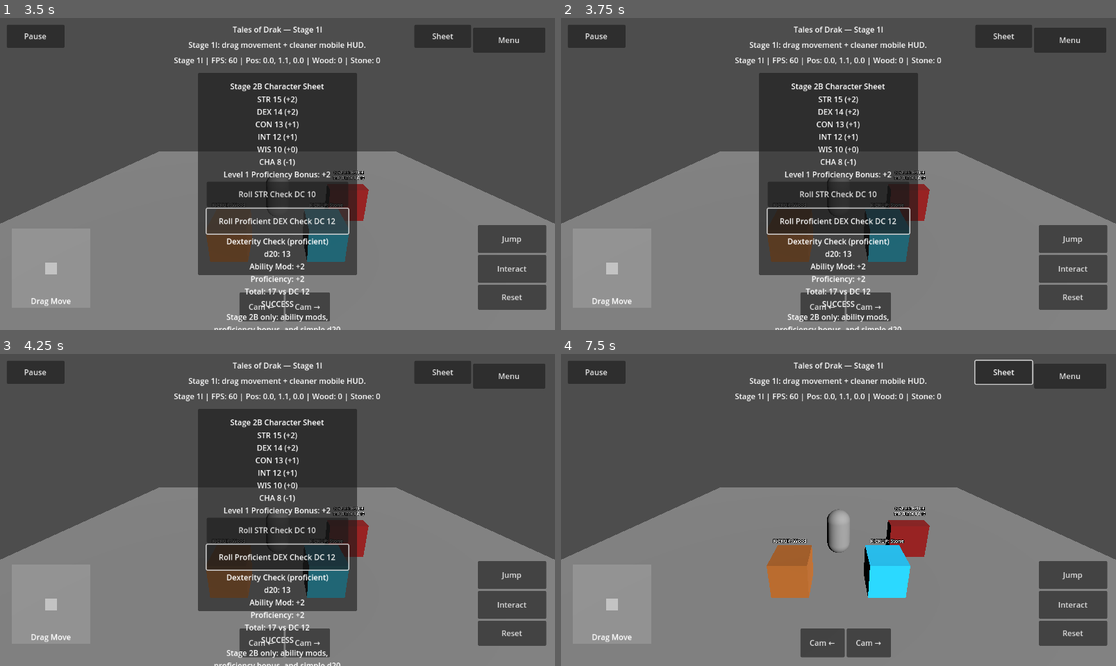
Above: before the commit, frames 1-4 (two rows, left to right).
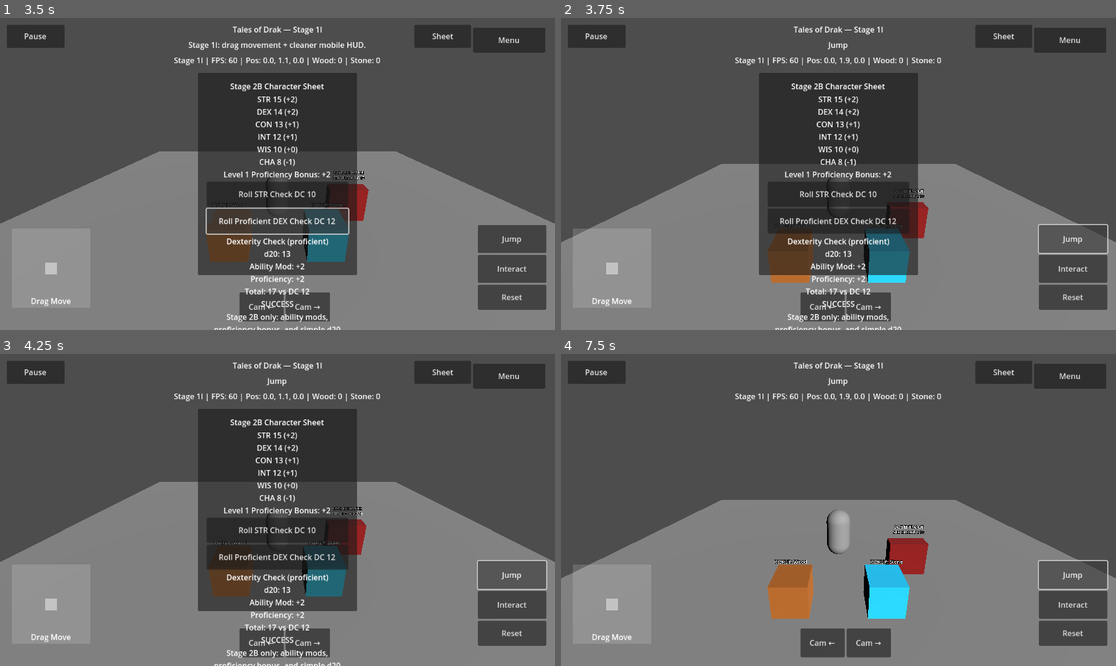
Above: after the commit, the same moments.

Repository: tristanvickery20/Tales-of-Drak-2.0
Game: Godot game, scene res://scenes/main_menu/main_menu.tscn
The game is run twice, just before and just after one commit, with the same random seed, the same clock (stepped at 60 frames per second) and the same inputs.
Inputs:
- Up to frame 1 (3.5 s): click "Start Game" at 0.5 s; click "Sheet" at 1.25 s; click "Roll STR Check DC 10" at 2 s; click "Roll Proficient DEX Check DC …" at 2.75 s
- Up to frame 2 (3.75 s): click "Jump" at 3.5 s
- Up to frame 3 (4.25 s): no input
- Up to frame 4 (7.5 s): click "Interact" at 4.25 s; click "Cam ←" at 5 s; click "Cam →" at 5.75 s; click "Sheet" at 6.5 s; click "Jump" at 7.25 s

Frame 1 is identical in both runs. In frame 2, 6.0% of the frame differs, in the area x 0-100%, y 7-85%; in frame 3, 1.8%; in frame 4, 9.0%, in the area x 0-100%, y 1-85%.

Commit message:
Fix sheet overlay touch blocking mobile buttons

Diff:
--- a/drak/ui/drak_character_sheet_overlay.gd
+++ b/drak/ui/drak_character_sheet_overlay.gd
@@ -27,6 +27,7 @@
 	_root = Control.new()
 	_root.name = "DrakCharacterSheetOverlayRoot"
 	_root.set_anchors_preset(Control.PRESET_FULL_RECT)
+	_root.mouse_filter = Control.MOUSE_FILTER_IGNORE
 	add_child(_root)
 
 	_sheet_button = Button.new()
@@ -38,6 +39,7 @@
 	_sheet_button.offset_top = 14.0
 	_sheet_button.offset_right = -174.0
 	_sheet_button.offset_bottom = 62.0
+	_sheet_button.mouse_filter = Control.MOUSE_FILTER_STOP
 	_sheet_button.pressed.connect(_toggle_sheet)
 	_root.add_child(_sheet_button)
 
@@ -49,6 +51,7 @@
 	_sheet_panel.offset_right = 165.0
 	_sheet_panel.offset_bottom = 210.0
 	_sheet_panel.visible = false
+	_sheet_panel.mouse_filter = Control.MOUSE_FILTER_STOP
 	_root.add_child(_sheet_panel)
 
 	var box := VBoxContainer.new()
@@ -58,24 +61,28 @@
 	box.offset_top = 16.0
 	box.offset_right = -18.0
 	box.offset_bottom = -16.0
+	box.mouse_filter = Control.MOUSE_FILTER_PASS
 	_sheet_panel.add_child(box)
 
 	var title := Label.new()
 	title.name = "CharacterSheetTitle"
 	title.text = "Stage 2B Character Sheet"
 	title.horizontal_alignment = HORIZONTAL_ALIGNMENT_CENTER
+	title.mouse_filter = Control.MOUSE_FILTER_IGNORE
 	box.add_child(title)
 
 	_sheet_text = Label.new()
 	_sheet_text.name = "AbilityScoresText"
 	_sheet_text.text = _get_sheet_text()
 	_sheet_text.horizontal_alignment = HORIZONTAL_ALIGNMENT_CENTER
+	_sheet_text.mouse_filter = Control.MOUSE_FILTER_IGNORE
 	box.add_child(_sheet_text)
 
 	var roll_button := Button.new()
 	roll_button.name = "RollStrengthCheckButton"
 	roll_button.text = "Roll STR Check DC 10"
 	roll_button.custom_minimum_size = Vector2(260, 52)
+	roll_button.mouse_filter = Control.MOUSE_FILTER_STOP
 	roll_button.pressed.connect(_roll_strength_check)
 	box.add_child(roll_button)
 
@@ -83,6 +90,7 @@
 	proficient_roll_button.name = "RollProficientDexCheckButton"
 	proficient_roll_button.text = "Roll Proficient DEX Check DC 12"
 	proficient_roll_button.custom_minimum_size = Vector2(260, 52)
+	proficient_roll_button.mouse_filter = Control.MOUSE_FILTER_STOP
 	proficient_roll_button.pressed.connect(_roll_proficient_dex_check)
 	box.add_child(proficient_roll_button)
 
@@ -90,6 +98,7 @@
 	_check_result_text.name = "CheckResultText"
 	_check_result_text.text = "No check rolled yet."
 	_check_result_text.horizontal_alignment = HORIZONTAL_ALIGNMENT_CENTER
+	_check_result_text.mouse_filter = Control.MOUSE_FILTER_IGNORE
 	box.add_child(_check_result_text)
 
 	var note := Label.new()
@@ -97,12 +106,14 @@
 	note.text = "Stage 2B only: ability mods, proficiency bonus, and simple d20 checks."
 	note.autowrap_mode = TextServer.AUTOWRAP_WORD_SMART
 	note.horizontal_alignment = HORIZONTAL_ALIGNMENT_CENTER
+	note.mouse_filter = Control.MOUSE_FILTER_IGNORE
 	box.add_child(note)
 
 	var close_button := Button.new()
 	close_button.name = "CloseCharacterSheetButton"
 	close_button.text = "Close"
 	close_button.custom_minimum_size = Vector2(220, 52)
+	close_button.mouse_filter = Control.MOUSE_FILTER_STOP
 	close_button.pressed.connect(_hide_sheet)
 	box.add_child(close_button)
 
